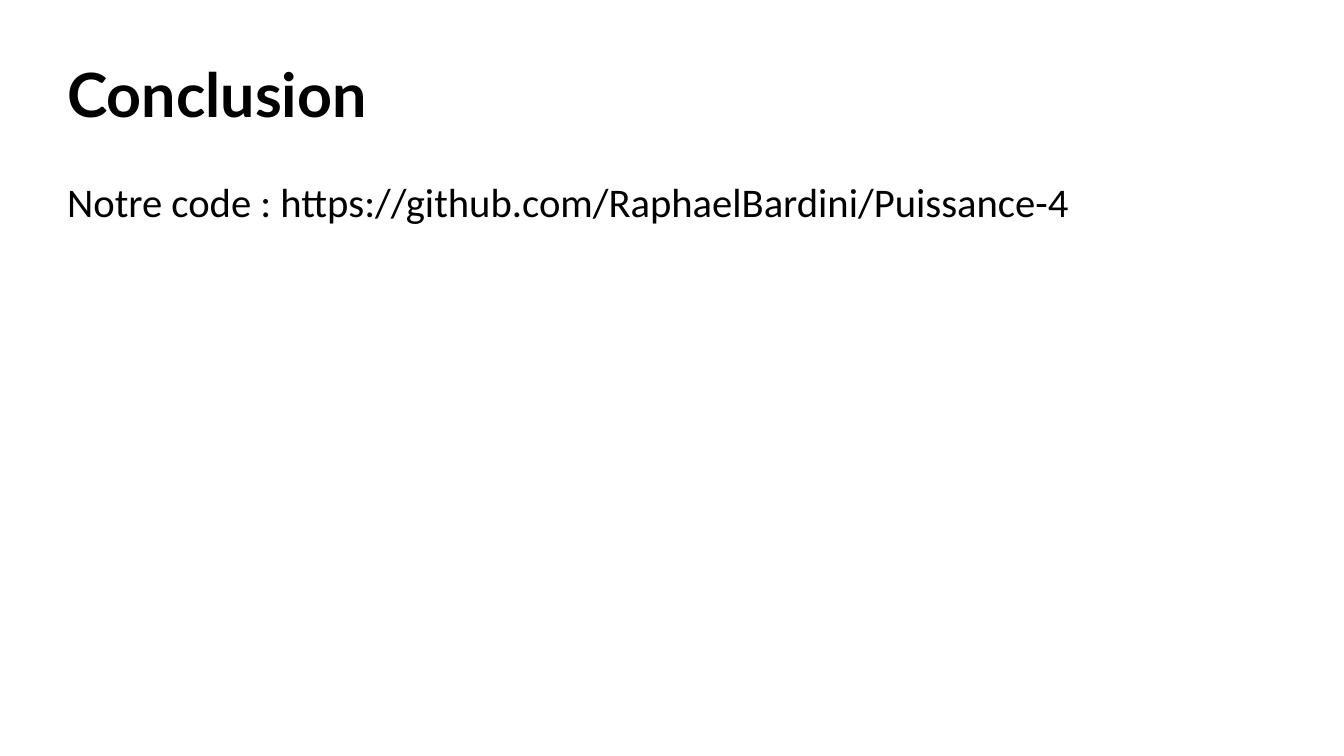
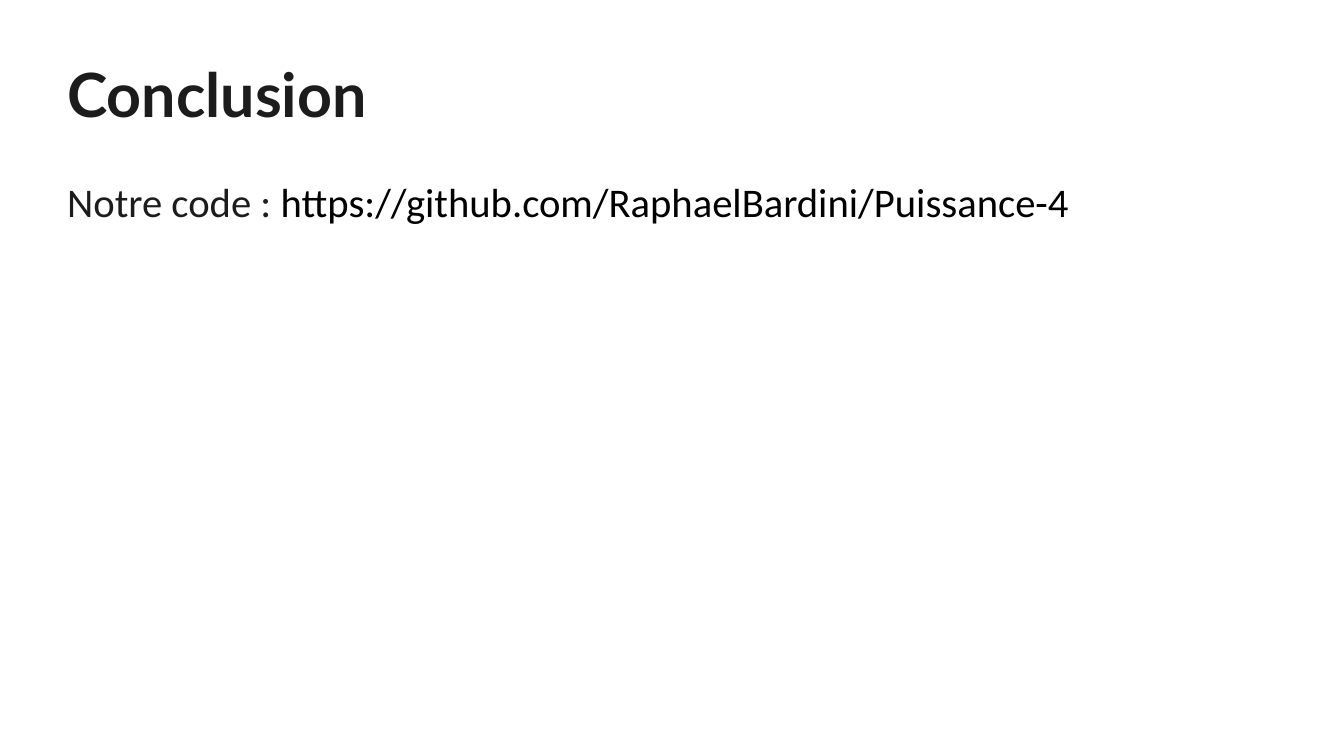
Before and after one commit to 5cover/Puissance-4, a slide deck: slide 15 of diapo.odp (slide 14 before the commit). Drawn at 1344x756 pixels with LibreOffice and Linux fonts; fonts in the diff are those of the drawing. Boxes give left, top, right and bottom in pixels: in the first picture for what was removed or moved away, otherwise in the second. Text is boxed around its words. In the diff, an @@ line names an element or a change of style, - is before the commit and + after.

```diff
--- a/diapo.odp
+++ b/diapo.odp
@@ title "Conclusion" at box(67, 71, 366, 118): text colour #000000 to #1C1C1C @@
@@ subtitle "Notre code : https://github.com/RaphaelBardini/Puissance-4" at box(67, 188, 1069, 224): text colour #000000 to #1C1C1C in "Notre code :" @@
```
Also in this commit, not shown: 10 other slides changed, 4 slides added, 3 slides removed, 6 other files.
